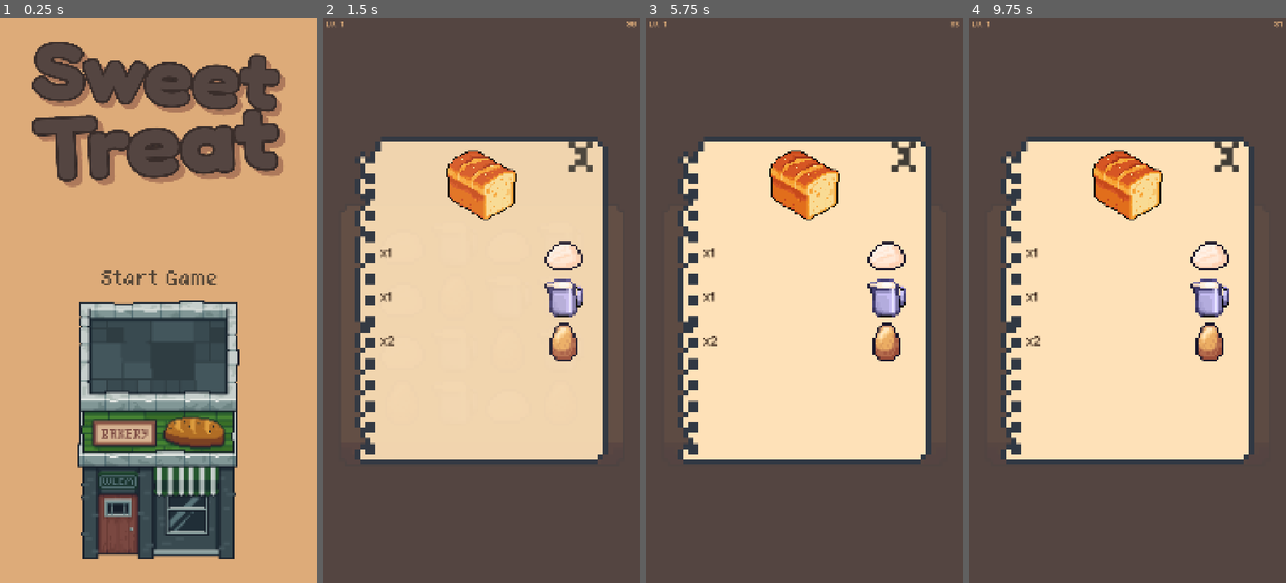
Above: before the commit, frames 1-4 (left to right).
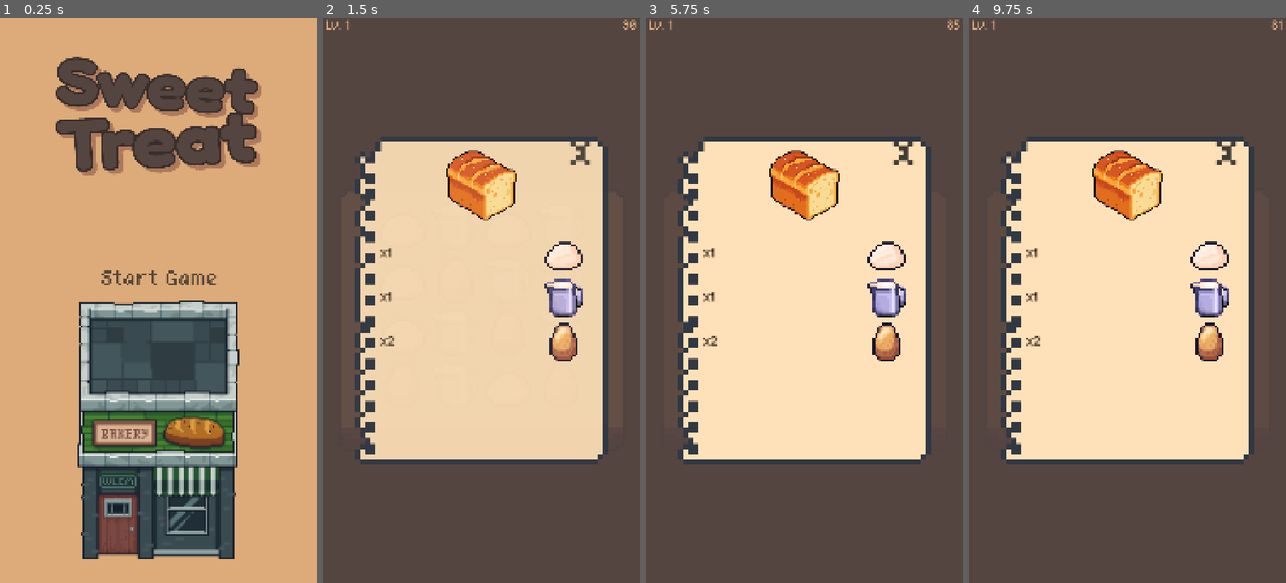
Above: after the commit, the same moments.

Repository: Krisha052/sweet-treat
Game: Godot game, scene res://scenes/main.tscn
The game is run twice, just before and just after one commit, with the same random seed, the same clock (stepped at 60 frames per second) and the same inputs.
Inputs (mouse positions are in pixels of both pictures, inside the frame that each line leads up to; where the layout moved, square brackets give the same spot in the first picture):
- Up to frame 1 (0.25 s): no input
- Up to frame 2 (1.5 s): click (481, 277) at 0.5 s; click (481, 532) [481, 526] at 1.25 s
- Up to frame 3 (5.75 s): tap Enter at 2, 3.5, 5 s; move the mouse to (725, 244) at 2.02 s; click (725, 244) at 2.17 s; tap Space at 2.75, 4.25 s; move the mouse to (779, 244) at 2.77 s; click (779, 244) at 2.92 s; move the mouse to (829, 244) at 3.52 s; click (829, 244) at 3.67 s; move the mouse to (883, 244) at 4.27 s; click (883, 244) at 4.42 s; move the mouse to (725, 294) at 5.02 s; click (725, 294) at 5.17 s
- Up to frame 4 (9.75 s): tap Space at 5.75 s; move the mouse to (1102, 294) at 5.77 s; click (1102, 294) at 5.92 s; move the mouse to (1152, 294) at 6.52 s; click (1152, 294) at 6.67 s; move the mouse to (1206, 294) at 7.27 s; click (1206, 294) at 7.42 s; move the mouse to (1048, 351) at 8.02 s; click (1048, 351) at 8.17 s; move the mouse to (1102, 351) at 8.77 s; click (1102, 351) at 8.92 s; move the mouse to (1152, 351) at 9.52 s; click (1152, 351) at 9.67 s

The runs differ from the first frame. In frame 1, 10% of the frame differs, in the area x 10-90%, y 4-30%; in frame 2, 0.4%; in frame 3, 0.4%; in frame 4, 0.3%.

Commit message:
UI sizing pass: font scale, board/grid shift, card resize, logo reposition
- HUD level/timer labels: font 28→38 (+36%), wider label rects
- ChoppingBoard + ingredient grid: both shifted up 50px
- Dish cards: 220→270 minimum size (+23%)
- Recipe Frame close button: anchor_bottom 0.11→0.09 (~20% smaller)
- Logo (title/restart/next-level): top 0.04→0.07, bottom 0.30→0.28 (slightly lower, slightly smaller)
- Game Over auto-advance: 5.0s→3.0s

Co-Authored-By: Claude Sonnet 4.6 <noreply@anthropic.com>

Diff:
--- a/scenes/levels/level_base.tscn
+++ b/scenes/levels/level_base.tscn
@@ -22,7 +22,9 @@
 anchor_right = 1.0
 anchor_bottom = 0.794
 offset_left = 33.0
+offset_top = -50.0
 offset_right = 33.0
+offset_bottom = -50.0
 expand_mode = 1
 stretch_mode = 5
 texture = ExtResource("4_base")
--- a/scenes/ui/dish_card.tscn
+++ b/scenes/ui/dish_card.tscn
@@ -4,7 +4,7 @@
 [ext_resource type="Texture2D" path="res://assets/textures/backgrounds/recipts_card.png" id="2_dc"]
 
 [node name="DishCard" type="TextureButton"]
-custom_minimum_size = Vector2(220, 220)
+custom_minimum_size = Vector2(270, 270)
 ignore_texture_size = true
 stretch_mode = 0
 texture_normal = ExtResource("2_dc")
--- a/scenes/ui/hud.tscn
+++ b/scenes/ui/hud.tscn
@@ -13,22 +13,22 @@
 [node name="LevelLabel" type="Label" parent="."]
 offset_left = 12.0
 offset_top = 10.0
-offset_right = 150.0
-offset_bottom = 44.0
+offset_right = 190.0
+offset_bottom = 58.0
 theme_override_fonts/font = ExtResource("4_hud")
-theme_override_font_sizes/font_size = 28
+theme_override_font_sizes/font_size = 38
 theme_override_colors/font_color = Color(0.867, 0.671, 0.475, 1)
 
 [node name="TimerLabel" type="Label" parent="."]
-offset_left = -140.0
+offset_left = -190.0
 offset_top = 10.0
 offset_right = -10.0
-offset_bottom = 44.0
+offset_bottom = 58.0
 anchor_left = 1.0
 anchor_right = 1.0
 horizontal_alignment = 2
 theme_override_fonts/font = ExtResource("4_hud")
-theme_override_font_sizes/font_size = 28
+theme_override_font_sizes/font_size = 38
 theme_override_colors/font_color = Color(0.867, 0.671, 0.475, 1)
 
 [node name="DishCardRow" type="HFlowContainer" parent="."]
--- a/scenes/ui/main_menu.tscn
+++ b/scenes/ui/main_menu.tscn
@@ -27,9 +27,9 @@
 
 [node name="Logo" type="TextureRect" parent="."]
 anchor_left = 0.1
-anchor_top = 0.04
+anchor_top = 0.07
 anchor_right = 0.9
-anchor_bottom = 0.30
+anchor_bottom = 0.28
 expand_mode = 1
 stretch_mode = 5
 texture = ExtResource("3_menu")
--- a/scenes/ui/next_level_screen.tscn
+++ b/scenes/ui/next_level_screen.tscn
@@ -27,9 +27,9 @@
 
 [node name="Logo" type="TextureRect" parent="."]
 anchor_left = 0.1
-anchor_top = 0.04
+anchor_top = 0.07
 anchor_right = 0.9
-anchor_bottom = 0.30
+anchor_bottom = 0.28
 expand_mode = 1
 stretch_mode = 5
 texture = ExtResource("3_nls")
--- a/scenes/ui/recipe_frame.tscn
+++ b/scenes/ui/recipe_frame.tscn
@@ -50,7 +50,7 @@
 anchor_left = 0.78
 anchor_top = 0.01
 anchor_right = 1.0
-anchor_bottom = 0.11
+anchor_bottom = 0.09
 ignore_texture_size = true
 stretch_mode = 5
 texture_normal = ExtResource("3_rf")
--- a/scenes/ui/restart_game_screen.tscn
+++ b/scenes/ui/restart_game_screen.tscn
@@ -27,9 +27,9 @@
 
 [node name="Logo" type="TextureRect" parent="."]
 anchor_left = 0.1
-anchor_top = 0.04
+anchor_top = 0.07
 anchor_right = 0.9
-anchor_bottom = 0.30
+anchor_bottom = 0.28
 expand_mode = 1
 stretch_mode = 5
 texture = ExtResource("3_rgs")
--- a/scripts/gameplay/level_controller.gd
+++ b/scripts/gameplay/level_controller.gd
@@ -69,7 +69,7 @@
 	var row_w := BOARD_COLS * CELL
 	var origin_x := (vp.x - row_w) * 0.5 + CELL * 0.5
 	var origin_y := clampf(
-		vp.y * 0.40,
+		vp.y * 0.37,
 		CELL * 0.5 + 10.0,
 		vp.y - BOARD_ROWS * CELL + CELL * 0.5 - 10.0
 	)
--- a/scripts/ui/game_over_screen.gd
+++ b/scripts/ui/game_over_screen.gd
@@ -5,7 +5,7 @@
 	tween.tween_property($GameOverImage, "modulate", Color.BLACK, 0.4)
 	tween.tween_property($GameOverImage, "modulate", Color.WHITE, 0.4)
 
-	await get_tree().create_timer(5.0).timeout
+	await get_tree().create_timer(3.0).timeout
 	tween.kill()
 	# TODO: show interstitial ad here
 	get_tree().call_deferred("change_scene_to_file", "res://scenes/ui/restart_game_screen.tscn")
